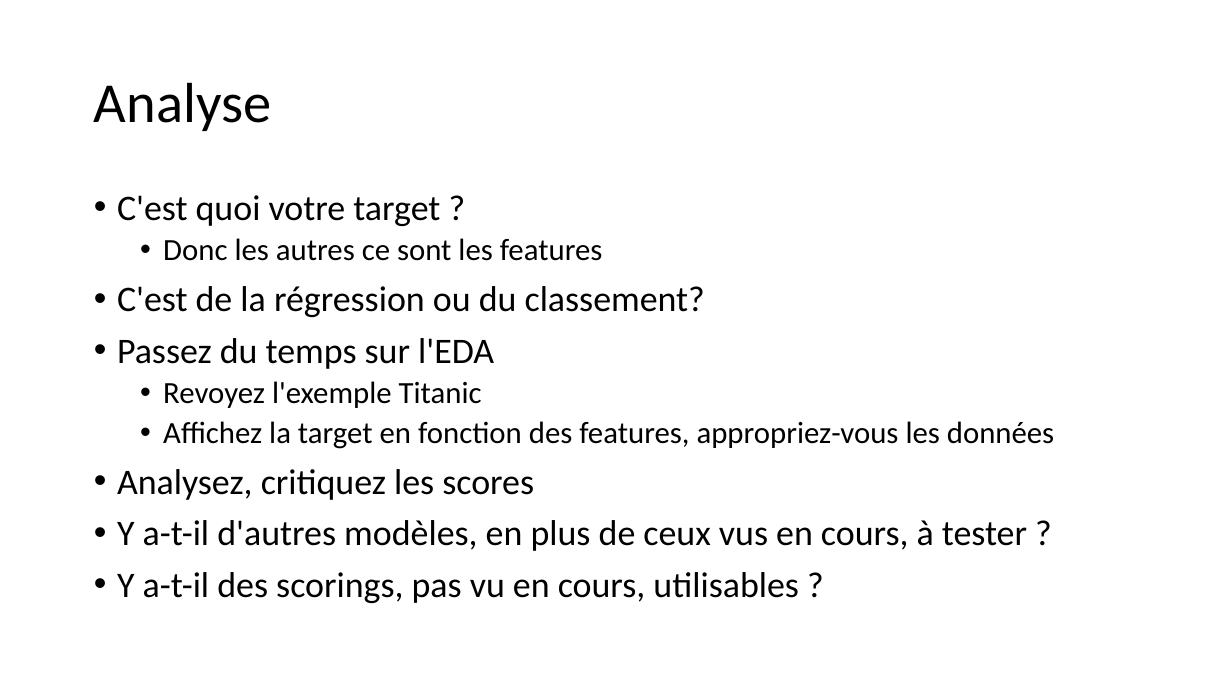
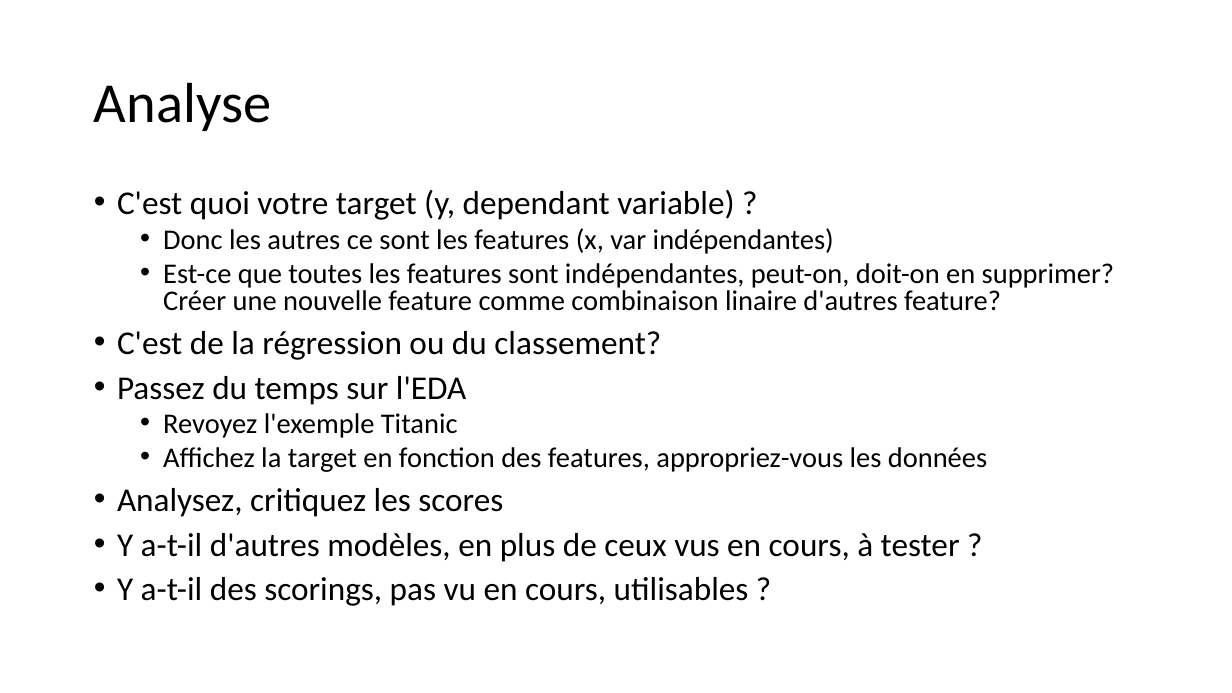
Before and after one commit to 40tude/Data_Essentials_Stage_Oct_2023, a slide deck: slide 57 of 00_notes_de_stage.pptx (slide 51 before the commit). Drawn at 1232x693 pixels with LibreOffice and Linux fonts; fonts in the diff are those of the drawing. Boxes give left, top, right and bottom in pixels: in the first picture for what was removed or moved away, otherwise in the second. Text is boxed around its words. In the diff, an @@ line names an element or a change of style, - is before the commit and + after.

Commit message:
relecture pour cours  du 15 02 24

```diff
--- a/00_notes_de_stage.pptx
+++ b/00_notes_de_stage.pptx
@@ text at (117,190,1114,311): text changed; size 24 to 22.2 pt @@
-• C'est quoi votre target ?
-  • Donc les autres ce sont les features
+• C'est quoi votre target (y, dependant variable) ?
+  • Donc les autres ce sont les features (x, var indépendantes)
+  • Est-ce que toutes les features sont indépendantes, peut-on, doit-on en supprimer? Créer une nouvelle feature comme combinaison linaire d'autres feature?
@@ text at (117,331,987,606): size 28 to 25.9 pt in "C'est de la régression ou du classement?", "Passez du temps sur l'EDA", "Analysez, critiquez les scores", "Y a-t-il d'autres modèles, en plus de ..." and 1 more places; size 24 to 22.2 pt in "Revoyez l'exemple Titanic", "Affichez la target en fonction des features, ..."; line spacing 0.9 to 0.8 @@
```
Also in this commit, not shown: 15 other slides changed, 6 slides added, 7 other files.
